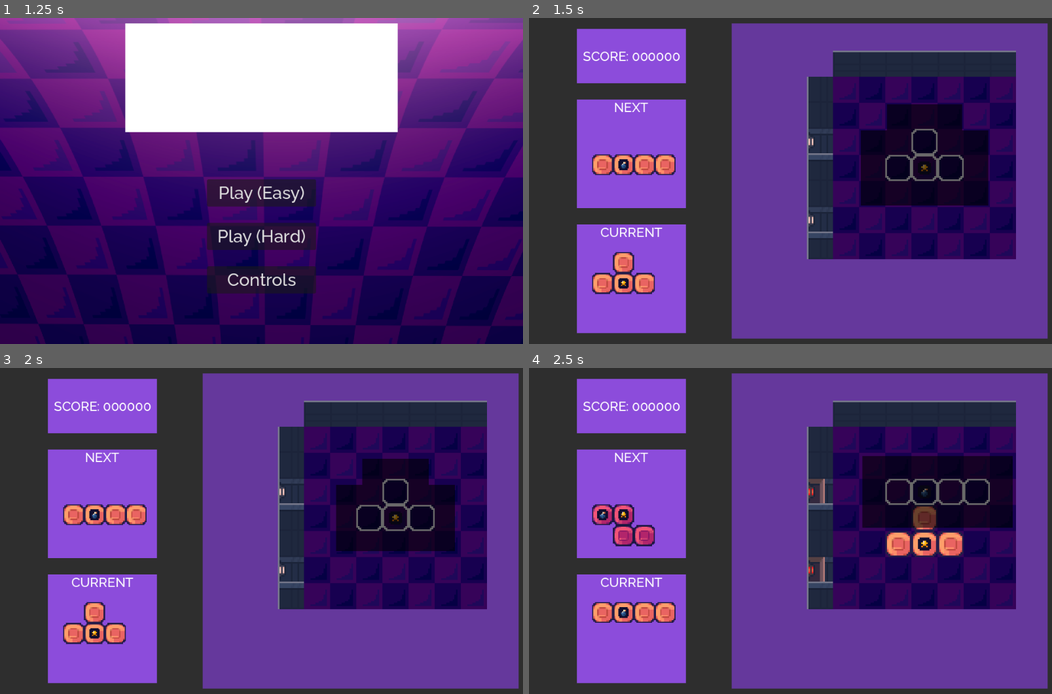
Above: before the commit, frames 1-4 (two rows, left to right).
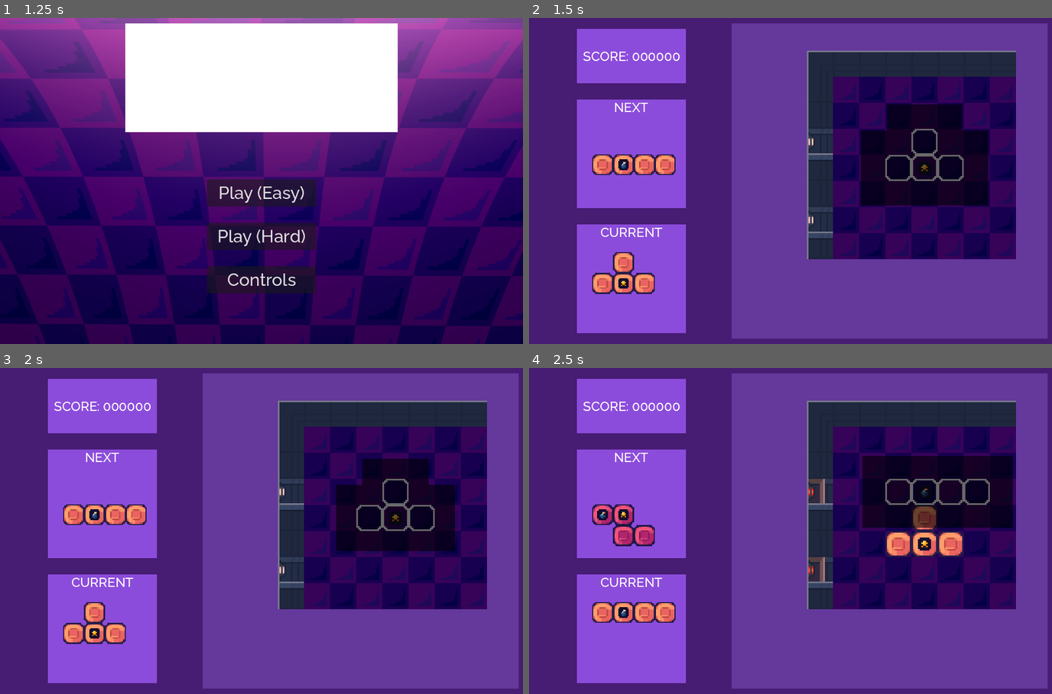
Above: after the commit, the same moments.

Repository: ijzm/LDJAM54
Game: Godot game, scene res://Levels/TSC.tscn
The game is run twice, just before and just after one commit, with the same random seed, the same clock (stepped at 60 frames per second) and the same inputs. Sound files missing from this copy of the repository are replaced by a short silence.
Inputs (mouse positions are in pixels of both pictures, inside the frame that each line leads up to):
- Up to frame 1 (1.25 s): tap Enter at 0.5 s; move the mouse to (376, 164) at 0.52 s; hold D (Move_Right) from 0.53 s (still down); tap Space at 0.6, 0.77, 1.07 s; click (376, 164) at 0.67 s
- Up to frame 2 (1.5 s): release D (Move_Right) at 1.25 s; click "Play (Easy)" at 1.25 s
- Up to frame 3 (2 s): no input
- Up to frame 4 (2.5 s): move the mouse to (685, 547) at 2.02 s; hold S (Move_Down) from 2.03 s (still down); tap X (Move_Drop) at 2.1 s; tap Space at 2.27, 2.3 s

Frame 1 is identical in both runs. In frame 2, 25% of the frame differs, in the area x 0-100%, y 0-100%; in frame 3, 25%; in frame 4, 25%.

Commit message:
Added corner piece, in-game bg

Diff:
--- a/Levels/game.tscn
+++ b/Levels/game.tscn
@@ -27,6 +27,9 @@
 
 [sub_resource type="StyleBoxFlat" id="StyleBoxFlat_f3vry"]
 bg_color = Color(0.396078, 0.219608, 0.611765, 1)
+
+[sub_resource type="StyleBoxFlat" id="StyleBoxFlat_ii1vf"]
+bg_color = Color(0.278431, 0.109804, 0.45098, 1)
 
 [node name="Game" type="Node"]
 
@@ -121,4 +124,11 @@
 theme = SubResource("Theme_jjhfd")
 theme_override_styles/panel = SubResource("StyleBoxFlat_f3vry")
 
+[node name="Panel" type="Panel" parent="UI"]
+show_behind_parent = true
+z_index = -1
+offset_right = 965.0
+offset_bottom = 611.0
+theme_override_styles/panel = SubResource("StyleBoxFlat_ii1vf")
+
 [connection signal="update_ui" from="Game_Manager" to="UI" method="_on_game_manager_update_ui"]
--- a/Scripts/Game_Manager.gd
+++ b/Scripts/Game_Manager.gd
@@ -57,14 +57,14 @@
 			Vector2(laser_instance.pos, -1) * Globals.SIZE
 		)
 		laser_instance.set_rotation(PI / 2)
-		init_no_laser("v", laser_instance.pos-1, laser_instance)
+		if(laser_instance.pos-1 > 0):
+			init_no_laser("v", laser_instance.pos-1, laser_instance)
 
 	current_lasers.append(laser_instance)
 
 
 func update_lasers():
 	var to_delete = []
-	var delete_laser_walls = false
 	for i in current_lasers:
 		add_tweens(i)
 
@@ -306,6 +306,7 @@
 		board.height * Globals.SIZE.y
 	))
 
+	init_no_laser("v", -1)
 	for i in range(board.width):
 		init_no_laser("v", i)
 
@@ -326,8 +327,13 @@
 		)
 		no_laser_tile_instance.set_rotation(PI / 2)
 
+	# Corner piece
+	if(pos == -1):
+		var new_texture = load("res://Graphics//No_Laser_Corner_Tile.png")
+		no_laser_tile_instance.set_texture(new_texture)
+
 	if(connected_laser != null):
-		var new_texture = load("res://Graphics//No_Laser_Wall_Tile.png") # Load the new texture.
+		var new_texture = load("res://Graphics//No_Laser_Wall_Tile.png")
 		no_laser_tile_instance.set_texture(new_texture)
 		current_laser_walls[connected_laser] = no_laser_tile_instance
 
Binary file added: Graphics/No_Laser_Corner_Tile.png
Not shown, added: Graphics/No_Laser_Corner_Tile.png.import
Not shown: 1 places in Levels/game.tscn that only renumber resources
